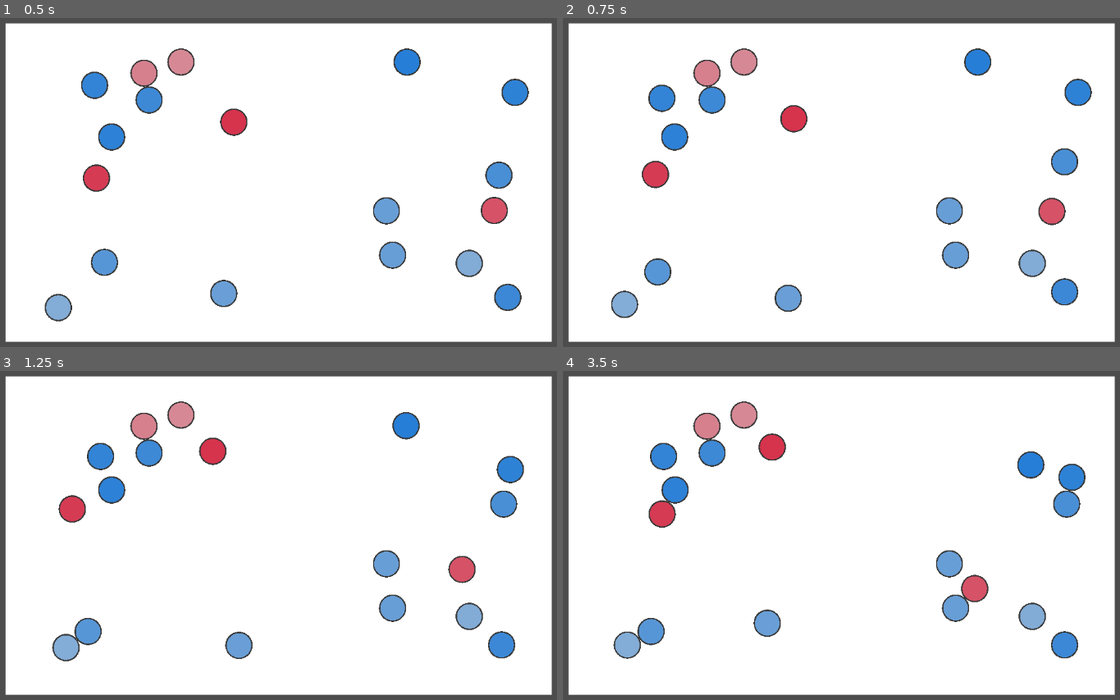
Above: before the commit, frames 1-4 (two rows, left to right).
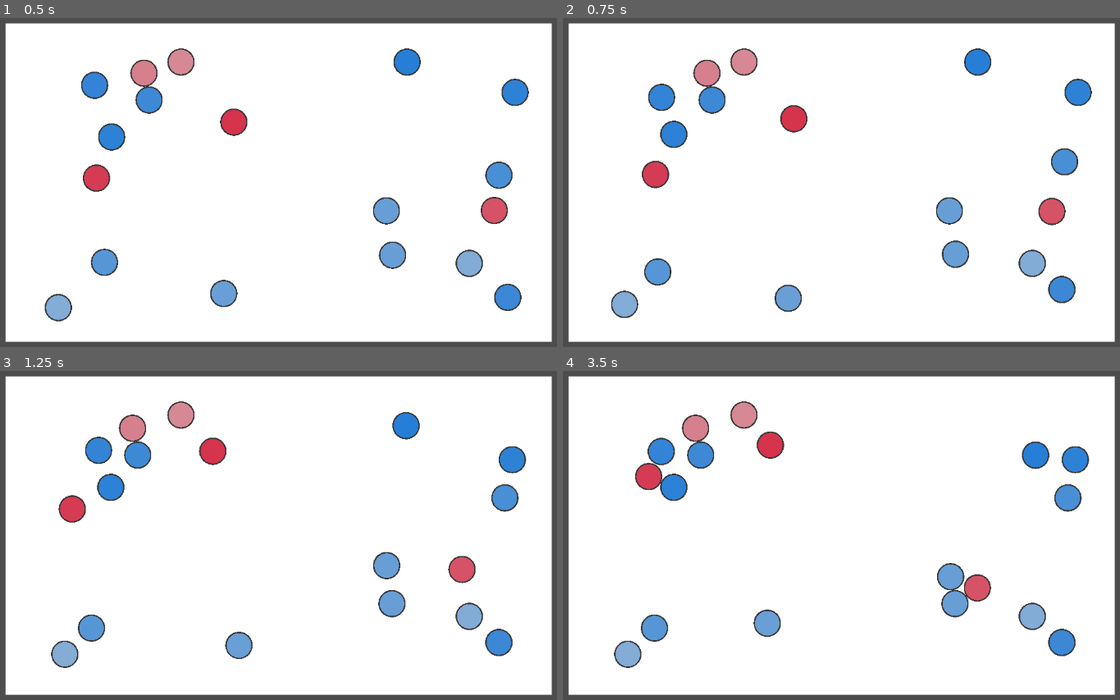
Above: after the commit, the same moments.

Repository: s7eamy/social-bubbles
Game: Godot game, scene res://scenes/levels/test_level/test_level.tscn
Two runs of this game, one before a commit and one after it. Both use one fixed random seed, a clock stepped at 60 frames per second and the inputs below. This scene is started directly instead of the project's main scene.
Inputs:
- Up to frame 1 (0.5 s): no input
- Up to frame 2 (0.75 s): no input
- Up to frame 3 (1.25 s): no input
- Up to frame 4 (3.5 s): no input

Frame 1 is identical in both runs. In frame 2, 0.5% of the frame differs, in the area x 15-93%, y 19-88%; in frame 3, 2.8%; in frame 4, 4.6%, in the area x 8-95%, y 12-91%.
Error after the commit: Invalid access to property or key 'shape' on a base object of type 'Area2D'. (res://scenes/unit/unit.gd:108)

Commit message:
feat: add debug drawing of connection range

Diff:
--- a/scenes/unit/unit.gd
+++ b/scenes/unit/unit.gd
@@ -15,6 +15,13 @@
 var time_since_last_update: float = 0.0
 var current_direction: Vector2 = Vector2.ZERO
 var media_literacy_score: int = 0
+var connected: bool = false
+var connected_fellows: Array = []
+
+var type: Globals.UnitTypes:
+	get:
+		return get_type()
+
 
 # Called when the node enters the scene tree for the first time.
 func _ready() -> void:
@@ -23,11 +30,8 @@
 	media_literacy_score = randi_range(-100, 100);
 	update_color()
 
-func set_brownian_direction() -> void:
-	current_direction = Vector2(
-		randf() - 0.5,
-		randf() - 0.5
-	).normalized()
+func _draw() -> void:
+	draw_connection_range()
 
 func _process(delta: float) -> void:
 	# Unit color
@@ -37,11 +41,10 @@
 	time_since_last_update += delta
 	if time_since_last_update >= update_interval:
 		var fellow = find_closest_like_minded_unit()
-		if fellow:
-			if fellow.global_position.distance_to(global_position) <= 120: # stop and influence literacy
-				current_direction = Vector2.ZERO
-			else: # go towards fellow
-				current_direction = global_position.direction_to(fellow.global_position)
+		if connected: # stop and influence media literacy
+			current_direction = Vector2.ZERO
+		elif fellow: # go towards fellow
+			current_direction = global_position.direction_to(fellow.global_position)
 		else: # idle
 			set_brownian_direction()
 		time_since_last_update = 0.0
@@ -74,6 +77,12 @@
 					closest_unit = other_unit
 	return closest_unit
 
+func set_brownian_direction() -> void:
+	current_direction = Vector2(
+		randf() - 0.5,
+		randf() - 0.5
+	).normalized()
+
 func get_type() -> Globals.UnitTypes:
 	if media_literacy_score <= -10:
 		return Globals.UnitTypes.MEDIA_ILLITERATE
@@ -81,3 +90,20 @@
 		return Globals.UnitTypes.MEDIA_LITERATE
 	else:
 		return Globals.UnitTypes.MEDIA_NEUTRAL
+
+func _on_connection_range_area_entered(area: Area2D) -> void:
+	var fellow : CharacterBody2D = area.get_parent()
+	if fellow == self:
+		return
+	if fellow in connected_fellows:
+		return
+	if type != fellow.get_type():
+		return
+
+	connected = true
+	current_direction = Vector2.ZERO
+	connected_fellows.append(fellow)
+
+func draw_connection_range() -> void:
+	var radius = $ConnectionRange.shape.radius
+	draw_circle(Vector2.ZERO, radius, Color(1, 0, 0, 0.5))
--- a/scenes/unit/unit.tscn
+++ b/scenes/unit/unit.tscn
@@ -36,6 +36,9 @@
 [sub_resource type="CircleShape2D" id="CircleShape2D_65xxo"]
 radius = 200.0
 
+[sub_resource type="CircleShape2D" id="CircleShape2D_4eky3"]
+radius = 45.0
+
 [node name="Unit" type="CharacterBody2D" groups=["units"]]
 script = ExtResource("1_hloy8")
 
@@ -55,3 +58,10 @@
 
 [node name="CollisionShape2D" type="CollisionShape2D" parent="FellowRange"]
 shape = SubResource("CircleShape2D_65xxo")
+
+[node name="ConnectionRange" type="Area2D" parent="."]
+
+[node name="CollisionShape2D" type="CollisionShape2D" parent="ConnectionRange"]
+shape = SubResource("CircleShape2D_4eky3")
+
+[connection signal="area_entered" from="ConnectionRange" to="." method="_on_connection_range_area_entered"]
Not shown: 1 places in scenes/unit/unit.tscn that only renumber resources
